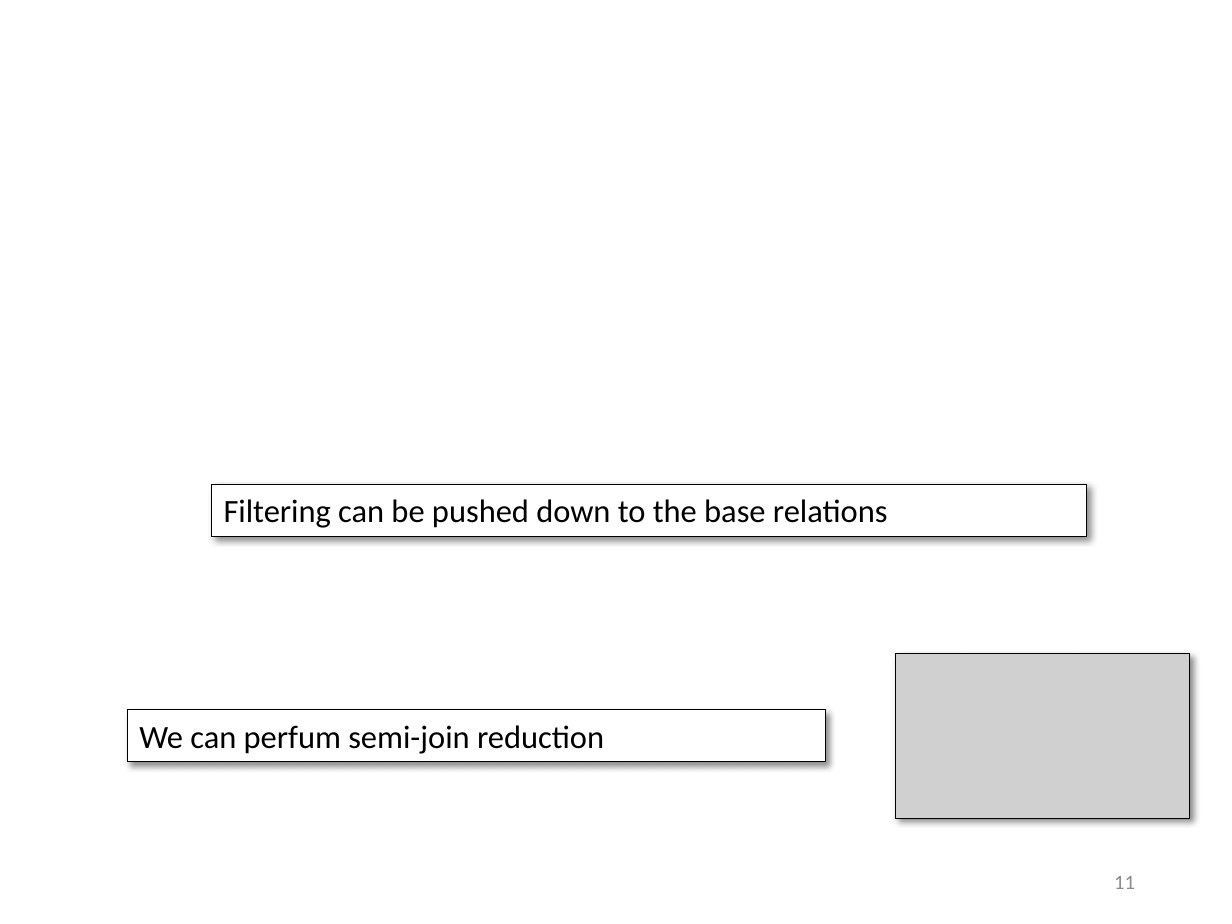
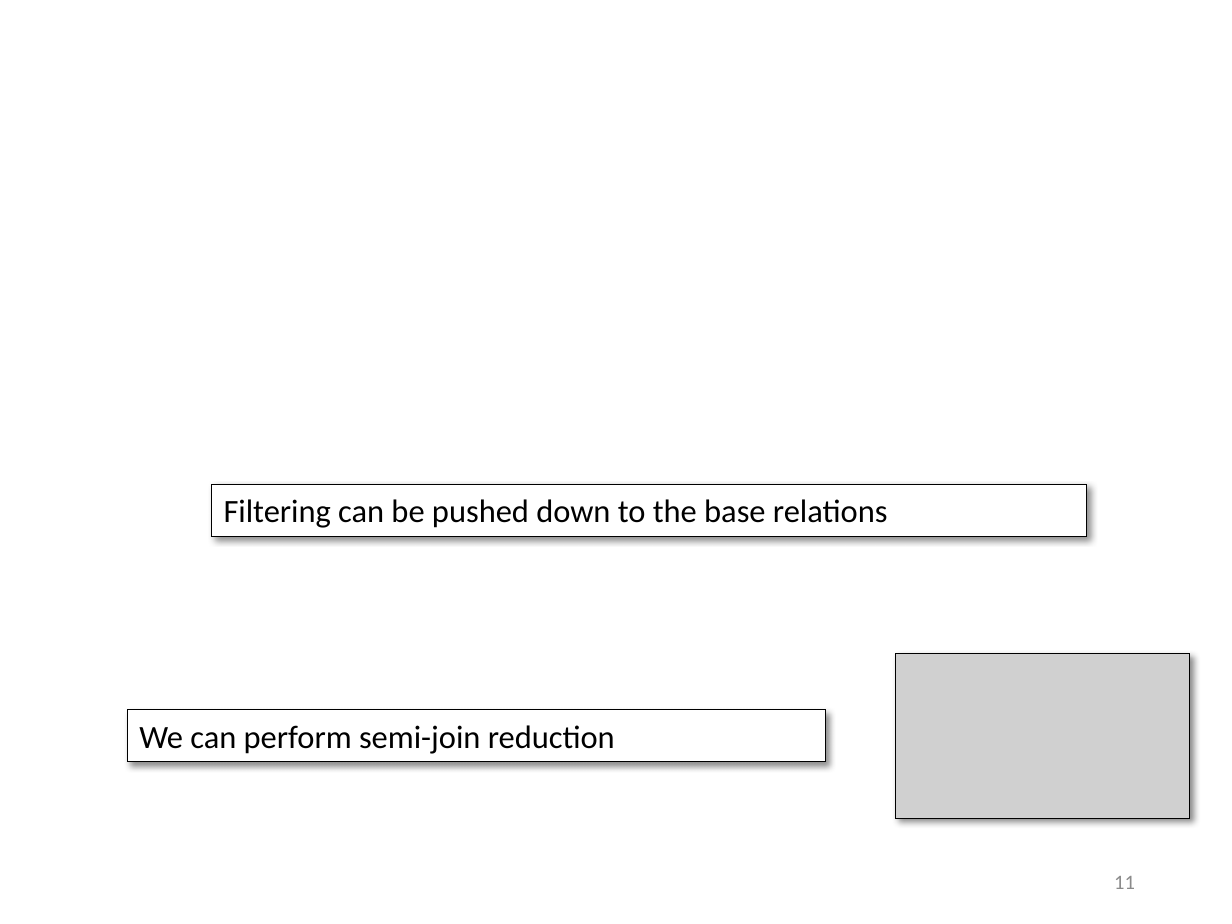
Before and after one commit to uwdb/website, a slide deck: slide 11 of events/database_day/2016/slides/causality_BD.pptx. Drawn at 1232x924 pixels with LibreOffice and Linux fonts; fonts in the diff are those of the drawing; grey boxes stand for pictures. Boxes give left, top, right and bottom in pixels: in the first picture for what was removed or moved away, otherwise in the second. Text is boxed around its words. In the diff, an @@ line names an element or a change of style, - is before the commit and + after.

```diff
--- a/events/database_day/2016/slides/causality_BD.pptx
+++ b/events/database_day/2016/slides/causality_BD.pptx
@@ text in rectangle at box(139, 725, 615, 754): text changed @@
-We can perfum semi-join reduction
+We can perform semi-join reduction
```
Also in this commit, not shown: 2 other slides changed, 1 slide removed.
